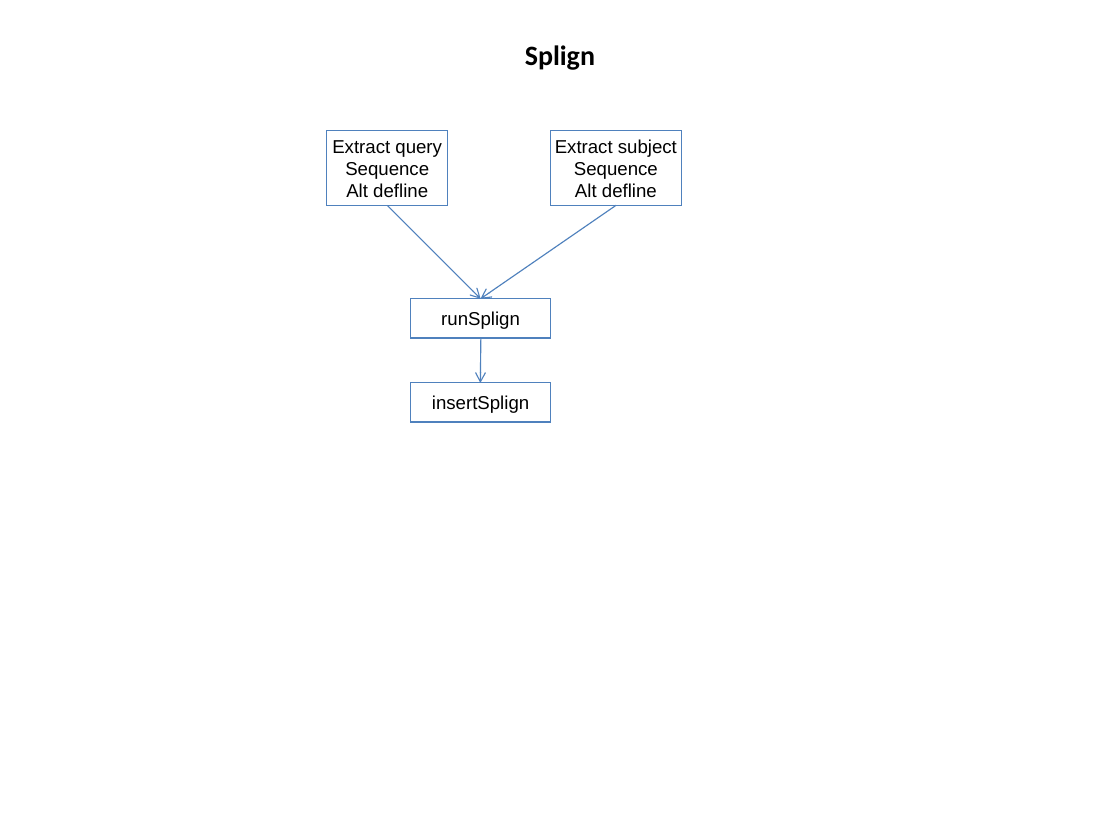
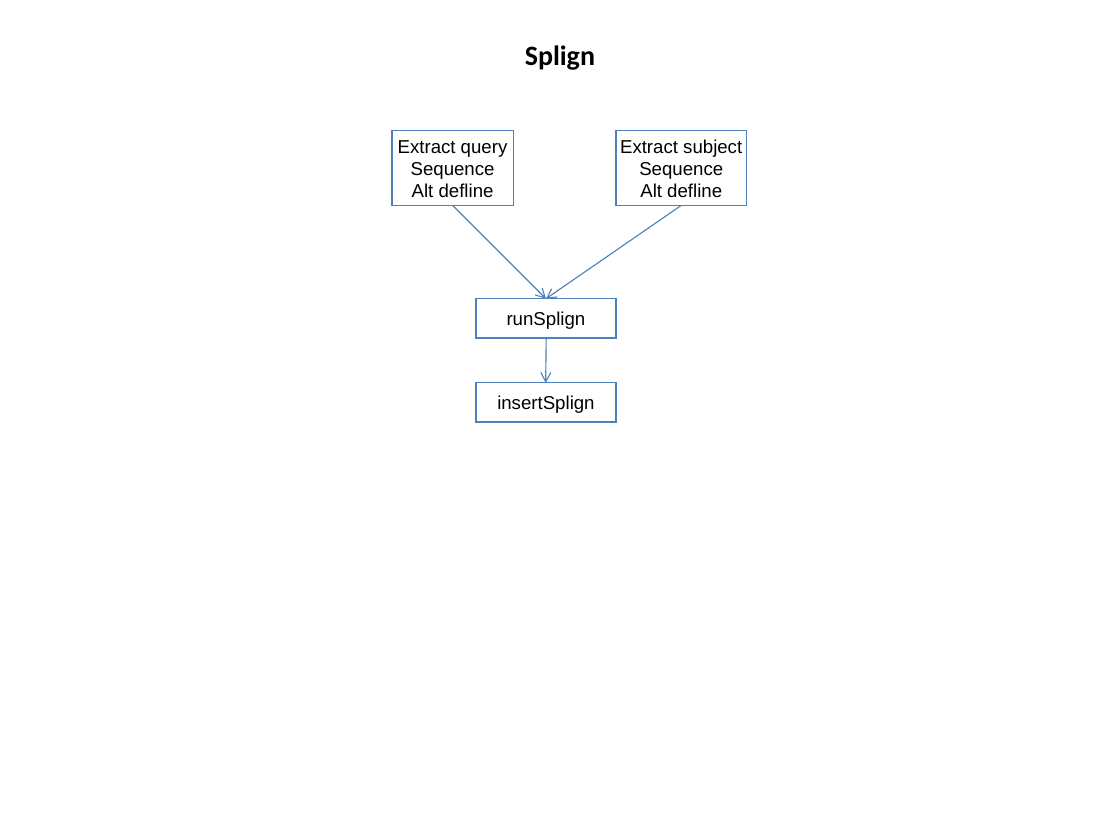
Before and after one commit to VEuPathDB/ApiCommonData, a slide deck: slide 8 of Load/doc/workflow/AnalysisWorkflow.ppt (slide 9 before the commit). Drawn at 1120x840 pixels with LibreOffice and Linux fonts; fonts in the diff are those of the drawing. Boxes give left, top, right and bottom in pixels: in the first picture for what was removed or moved away, otherwise in the second. Text is boxed around its words. In the diff, an @@ line names an element or a change of style, - is before the commit and + after.

```diff
--- a/Load/doc/workflow/AnalysisWorkflow.ppt
+++ b/Load/doc/workflow/AnalysisWorkflow.ppt
@@ 4 rectangles, 3 arrows: place and size @@
-4 rectangles, 3 arrows at bbox=[327, 131, 682, 422]
+4 rectangles, 3 arrows at bbox=[392, 131, 747, 422]
```
Also in this commit, not shown: 6 other slides changed, 1 slide removed.
